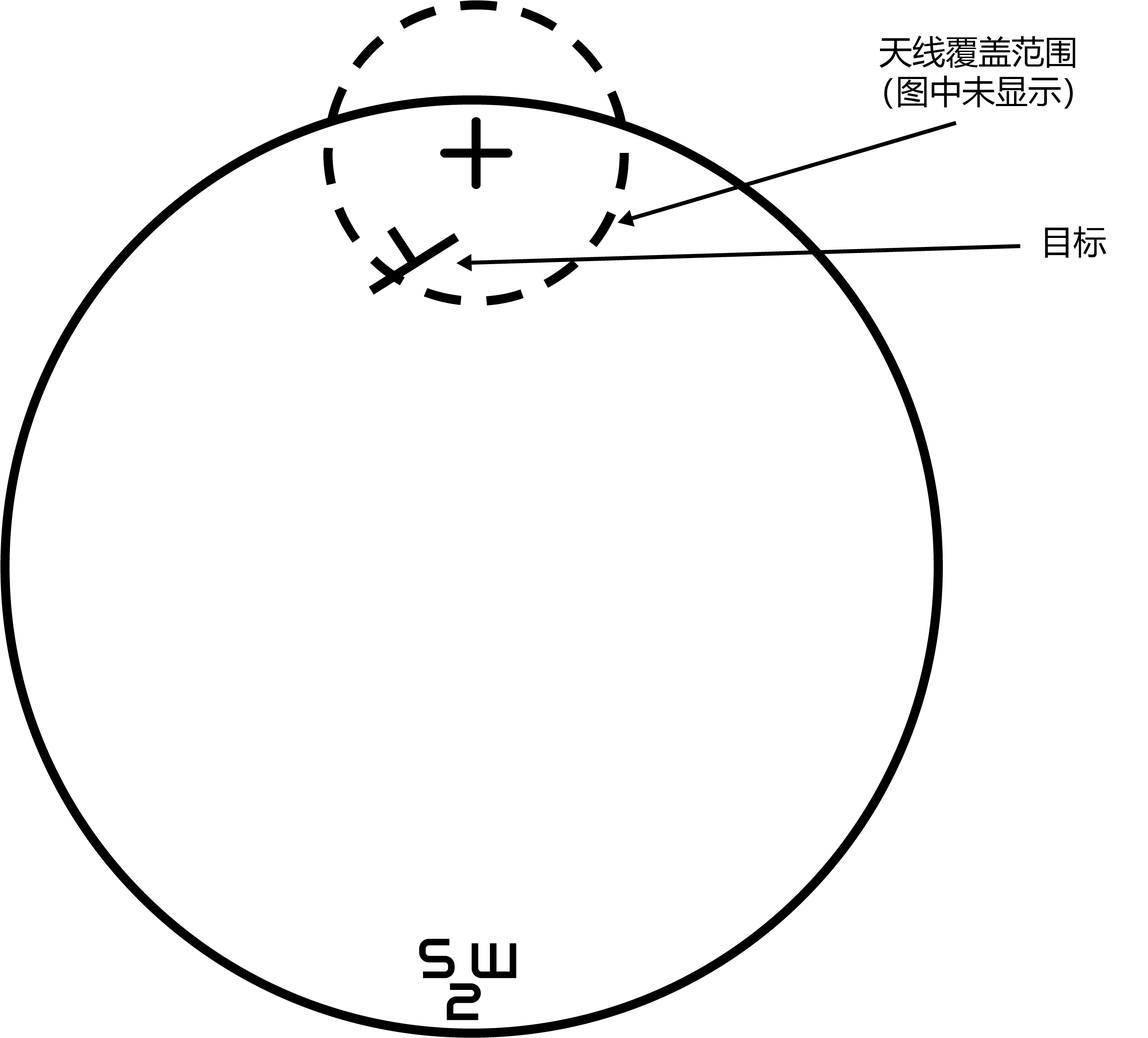
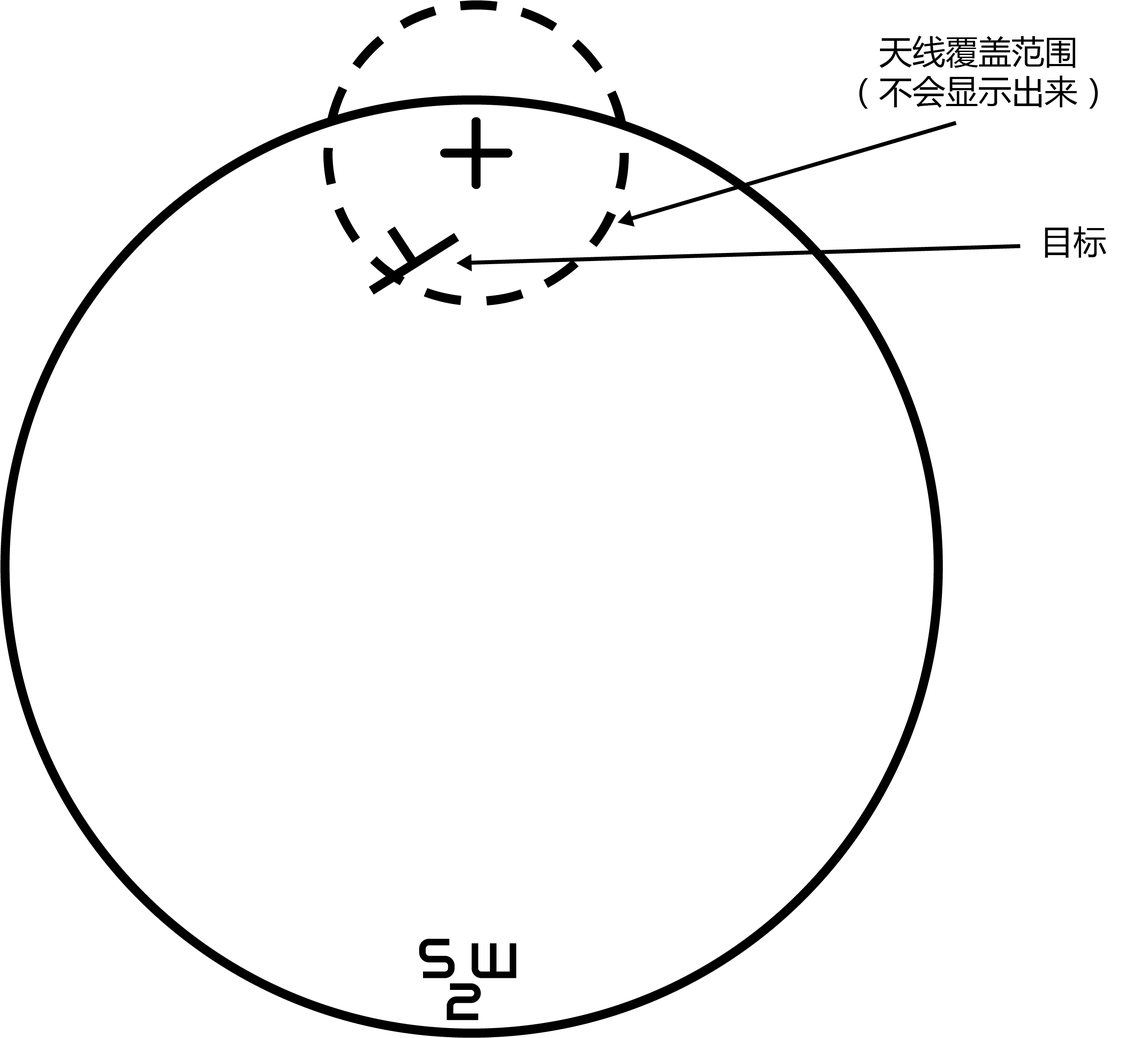
The second (1148, 1038) image is a revision of the first. Changes to its layers:
renamed "天线覆盖范围 （图中未显示）" to "天线覆盖范围 （不会显示出来）", painted on it over [859, 75, 1098, 109]
